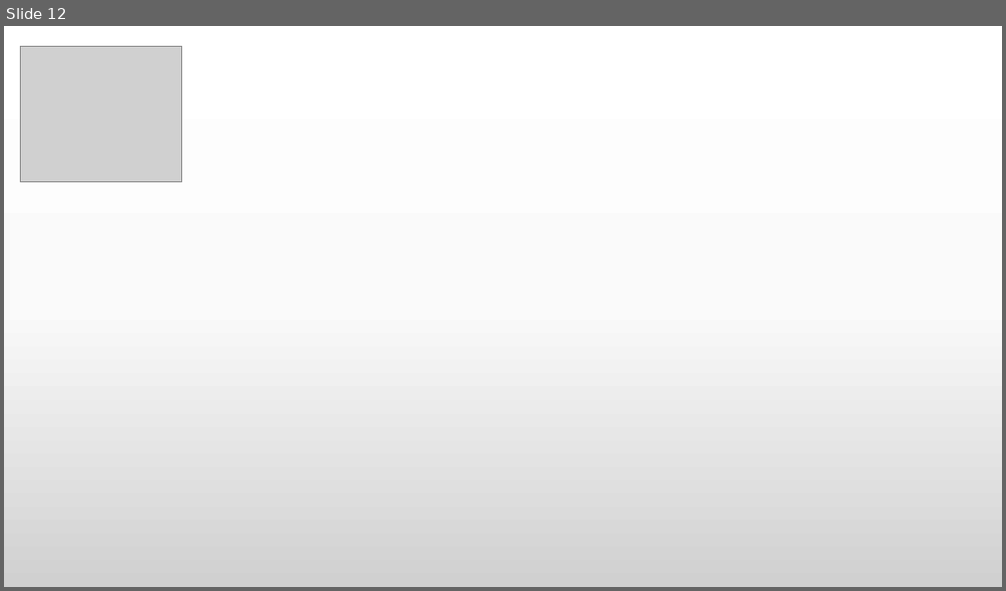
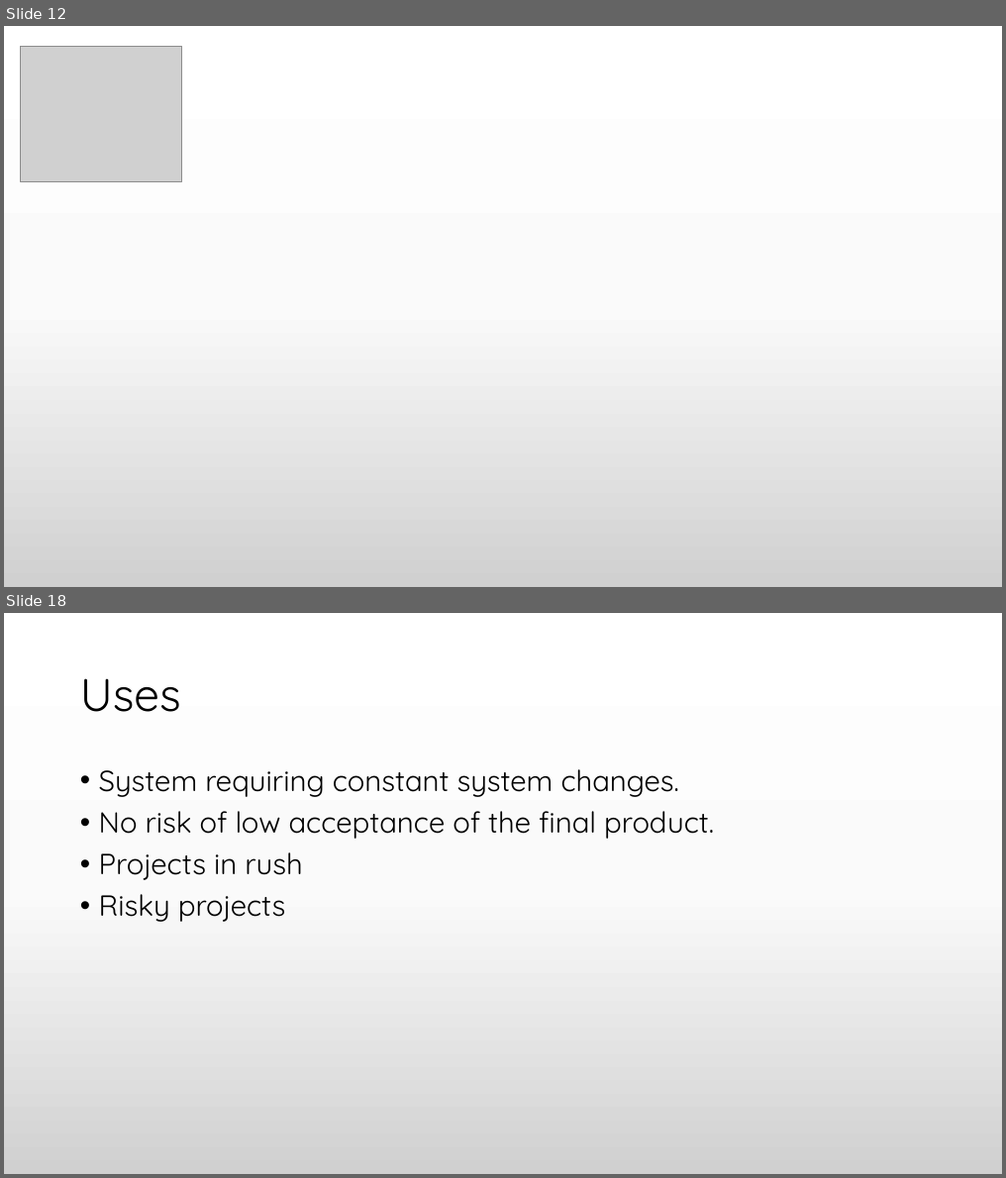
Before and after one commit to praash47/aasn-iii, a slide deck: extreme_programming.pptx. Shown one above the other, each under a label of ours: slide 12 before the commit, slides 12 and 18 after it; the slides between them are not shown. The pictures are 1006x591 and 1006x1178 pixels, drawn with LibreOffice and Linux fonts; fonts in the diff are those of the drawing; grey boxes stand for pictures. Boxes give left, top, right and bottom in pixels: in the first picture for what was removed or moved away, otherwise in the second. Text is boxed around its words. In the diff, an @@ line names an element or a change of style, - is before the commit and + after.

```diff
--- a/extreme_programming.pptx
+++ b/extreme_programming.pptx
@@ slide 18 added at [4,613,1002,1174], background gradient #FFFFFF to #FBFBFB to #D1D1D1 @@
@@ title added at [80,678,181,712], 44 pt, text #000000 @@
+Uses
@@ text added at [99,769,714,922], 28 pt, text #000000 @@
+• System requiring constant system changes.
+• No risk of low acceptance of the final product.
+• Projects in rush
+• Risky projects
```
Also in this commit, not shown: 16 other slides added, 7 other files.
